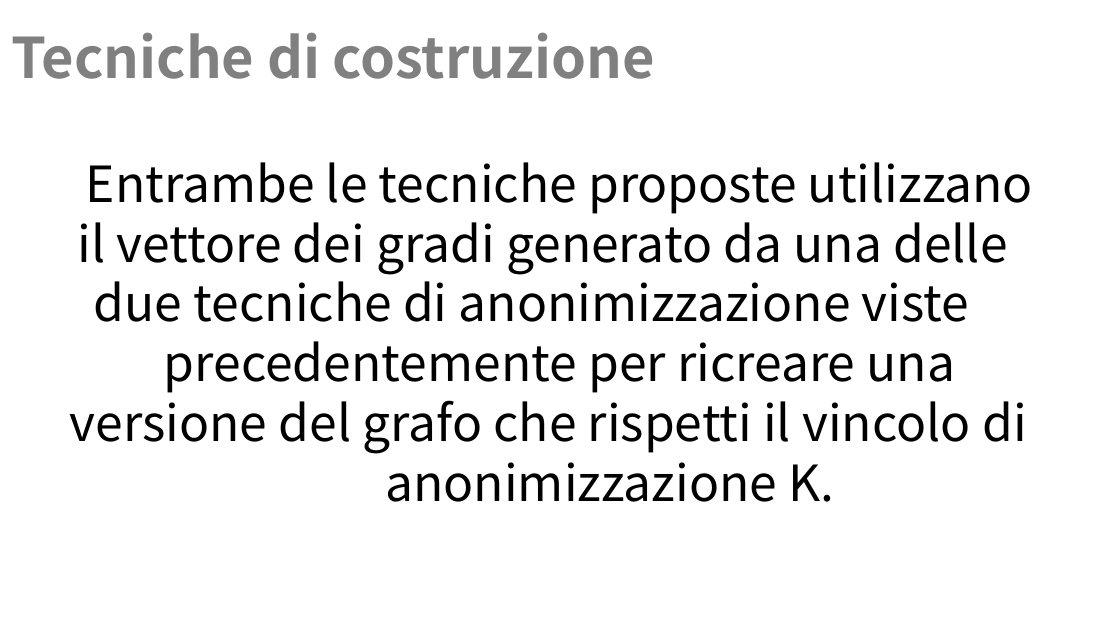
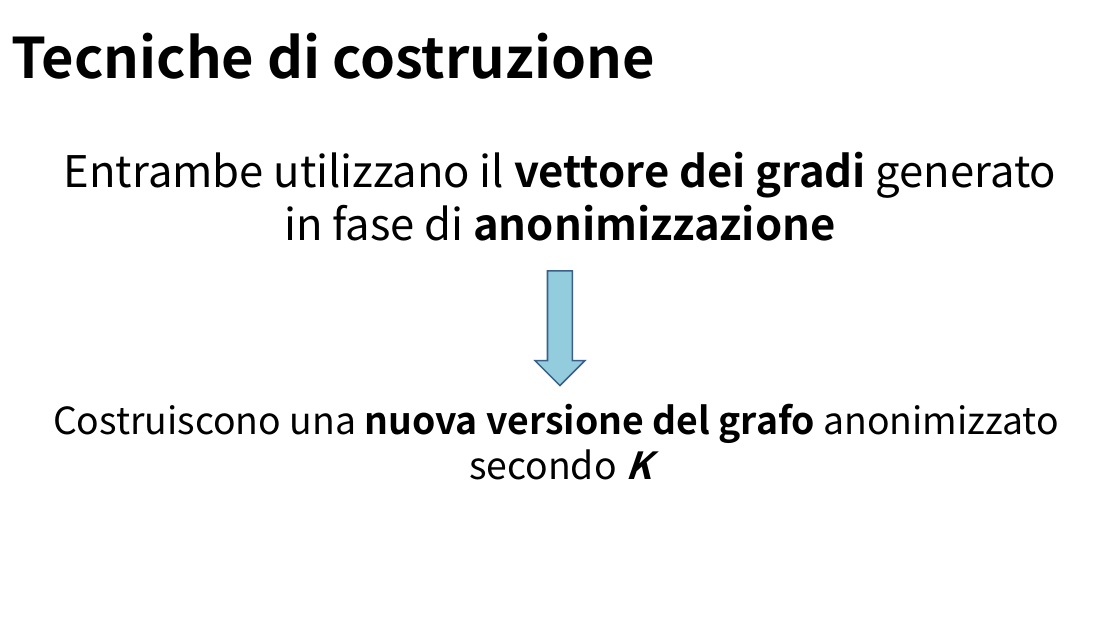
Before and after one commit to Navypowder/DP-P-project, a slide deck: slide 11 of Presentation/Towards_Identity_Anonymization_on_graph(K-degree anonymization).pptx (slide 10 before the commit). Drawn at 1120x630 pixels with LibreOffice and Linux fonts; fonts in the diff are those of the drawing; background and template pictures are left out. Boxes give left, top, right and bottom in pixels: in the first picture for what was removed or moved away, otherwise in the second. Text is boxed around its words. In the diff, an @@ line names an element or a change of style, - is before the commit and + after.

```diff
--- a/Presentation/Towards_Identity_Anonymization_on_graph(K-degree anonymization).pptx
+++ b/Presentation/Towards_Identity_Anonymization_on_graph(K-degree anonymization).pptx
@@ title "Tecniche di costruzione" at bbox=[11, 32, 655, 79]: text colour #808080 to #000000 @@
@@ text at bbox=[64, 151, 1056, 241]: text changed; size 32 to 28 pt @@
-Entrambe le tecniche proposte utilizzano il vettore dei gradi generato da una delle due tecniche di anonimizzazione viste precedentemente per ricreare una versione del grafo che rispetti il vincolo di anonimizzazione K.
+Entrambe utilizzano il vettore dei gradi generato in fase di anonimizzazione
@@ left arrow added at bbox=[535, 271, 585, 385], fill #93CDDD, outline #3A5F8C 1 pt @@
@@ text added at bbox=[53, 403, 1058, 480], 24 pt, text #000000 @@
+Costruiscono una nuova versione del grafo anonimizzato secondo K
```
Also in this commit, not shown: 17 other slides changed, 2 slides added.
